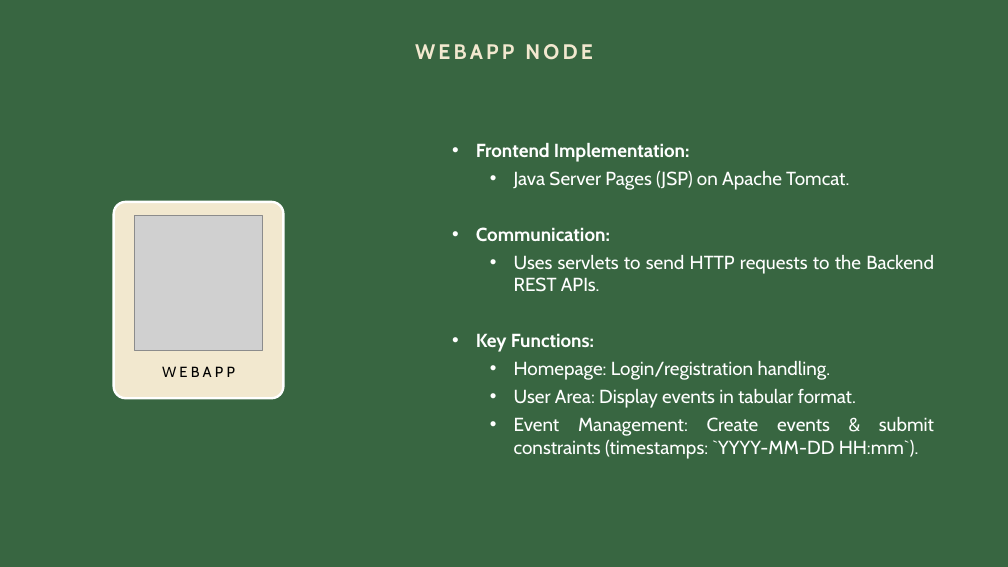
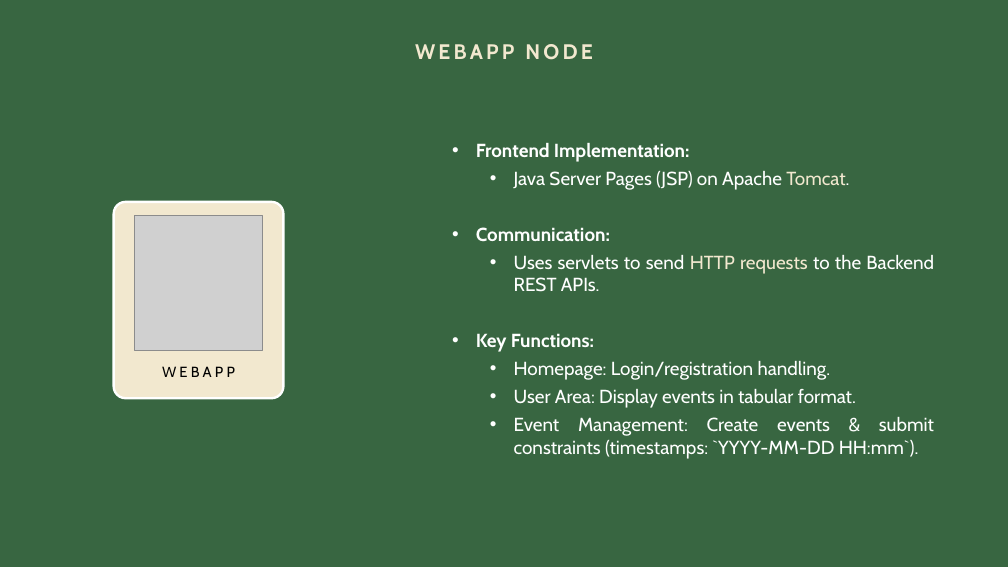
Before and after one commit to aleasca99/DSMT_project, a slide deck: slide 10 of Slides/Slides.pptx. Drawn at 1008x567 pixels with LibreOffice and Linux fonts; fonts in the diff are those of the drawing; grey boxes stand for pictures. Boxes give left, top, right and bottom in pixels: in the first picture for what was removed or moved away, otherwise in the second. Text is boxed around its words. In the diff, an @@ line names an element or a change of style, - is before the commit and + after.

```diff
--- a/Slides/Slides.pptx
+++ b/Slides/Slides.pptx
@@ text at bbox=[514, 171, 934, 292]: text colour #FFFFFF to #F2E8CF in "Tomcat.", "HTTP requests" @@
```
Also in this commit, not shown: 8 other slides changed, 3 other files.
